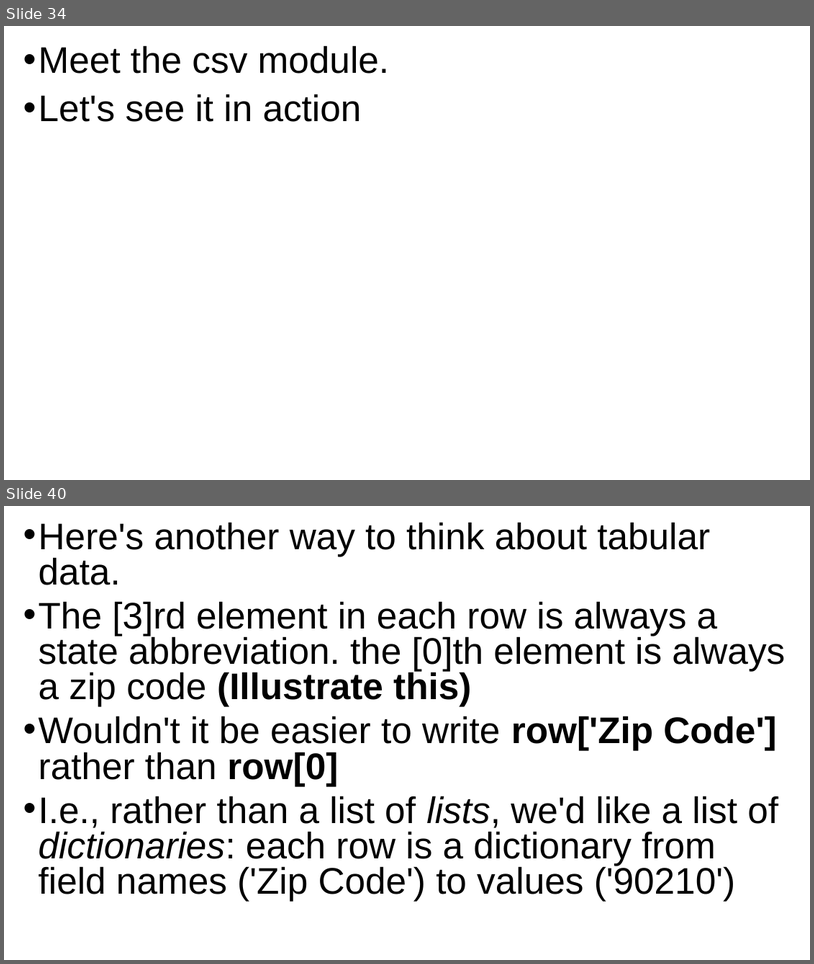
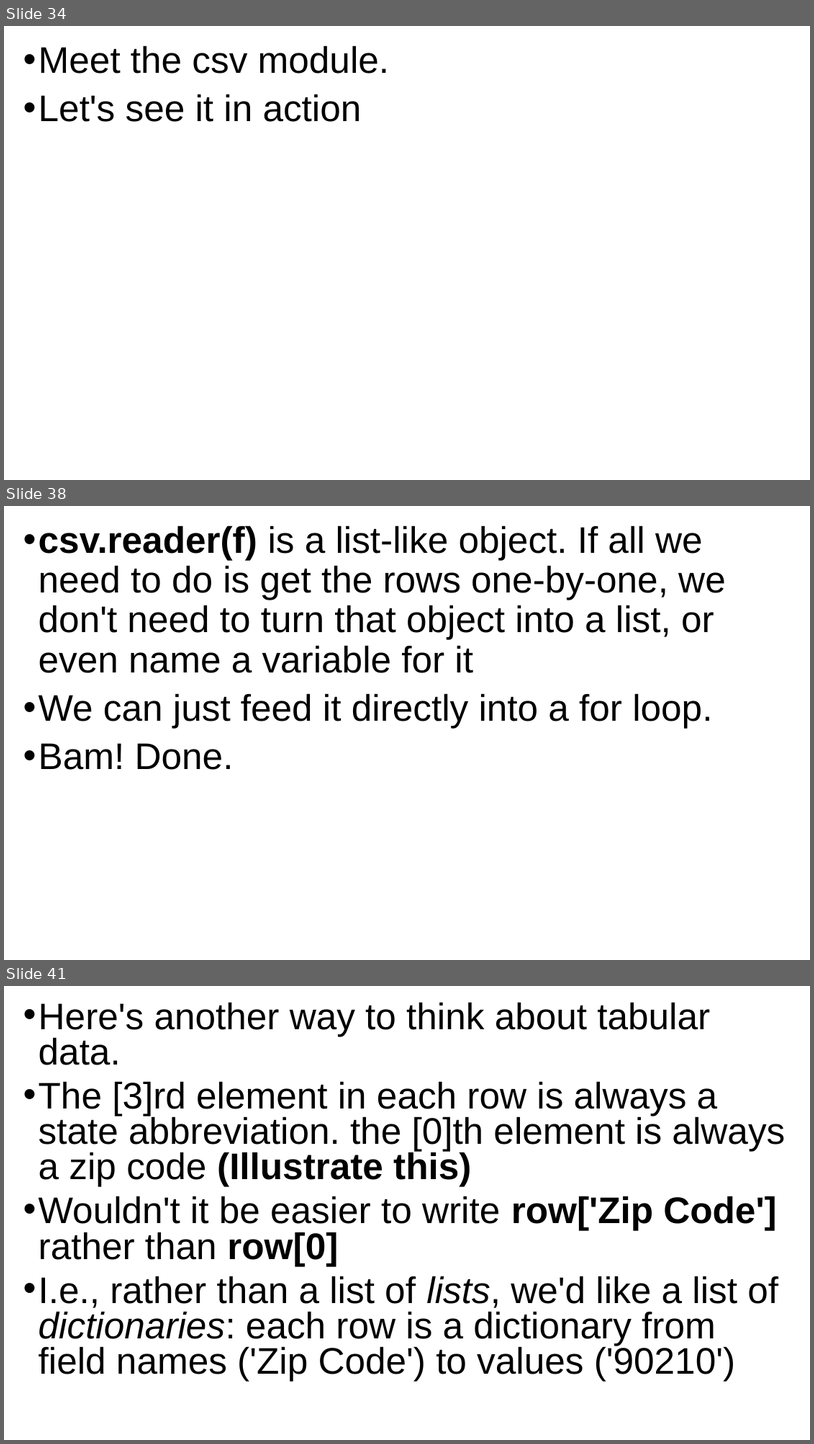
Before and after one commit to grimmelm/ctech404, a slide deck: ctech403/module_3/CTECH403 Module 3 - CSVs.pptx. Shown one above the other, each under a label of ours: slides 34 and 40 before the commit, slides 34, 38 and 41 after it; the slides between them are not shown. The pictures are 814x964 and 814x1444 pixels, drawn with LibreOffice and Linux fonts; fonts in the diff are those of the drawing. Boxes give left, top, right and bottom in pixels: in the first picture for what was removed or moved away, otherwise in the second. Text is boxed around its words. In the diff, an @@ line names an element or a change of style, - is before the commit and + after.

```diff
--- a/ctech403/module_3/CTECH403 Module 3 - CSVs.pptx
+++ b/ctech403/module_3/CTECH403 Module 3 - CSVs.pptx
@@ slide 38 added at (4, 506, 810, 960), background #FFFFFF @@
@@ text added at (39, 525, 726, 770), 44 pt, text #000000 @@
+• csv.reader(f) is a list-like object. If all we need to do is get the rows one-by-one, we don't need to turn that object into a list, or even name a variable for it
+• We can just feed it directly into a for loop.
+• Bam! Done.
@@ what was slide 40 is now slide 41 @@
```
Also in this commit, not shown: 8 slides changed, 9 other slides added, 8 slides removed, 9 other files.
